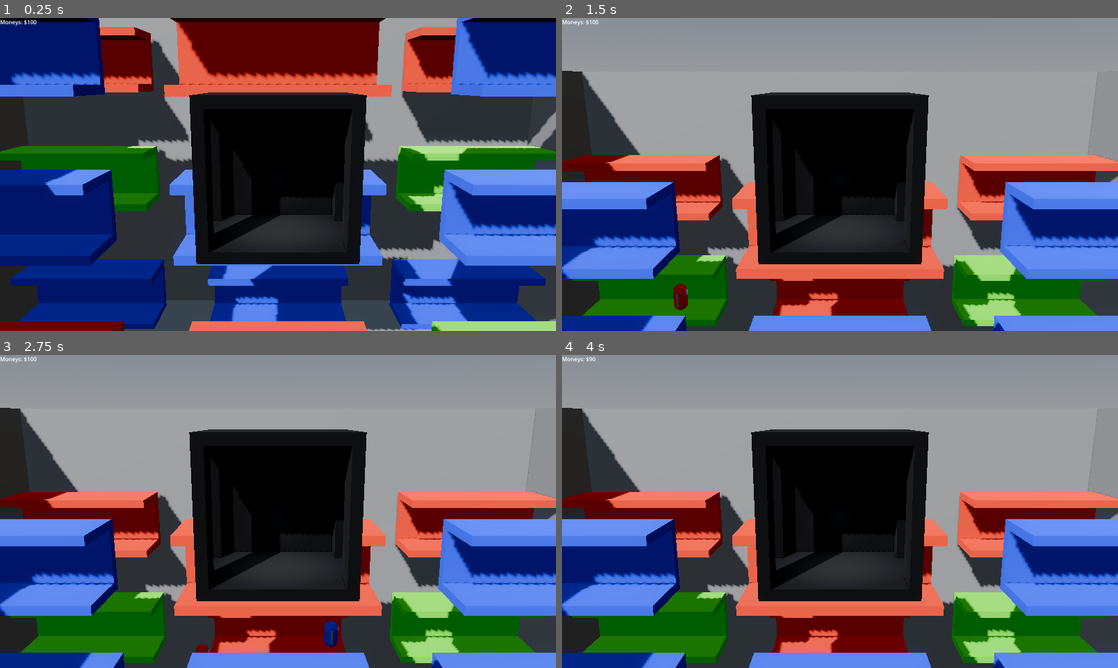
Above: before the commit, frames 1-4 (two rows, left to right).
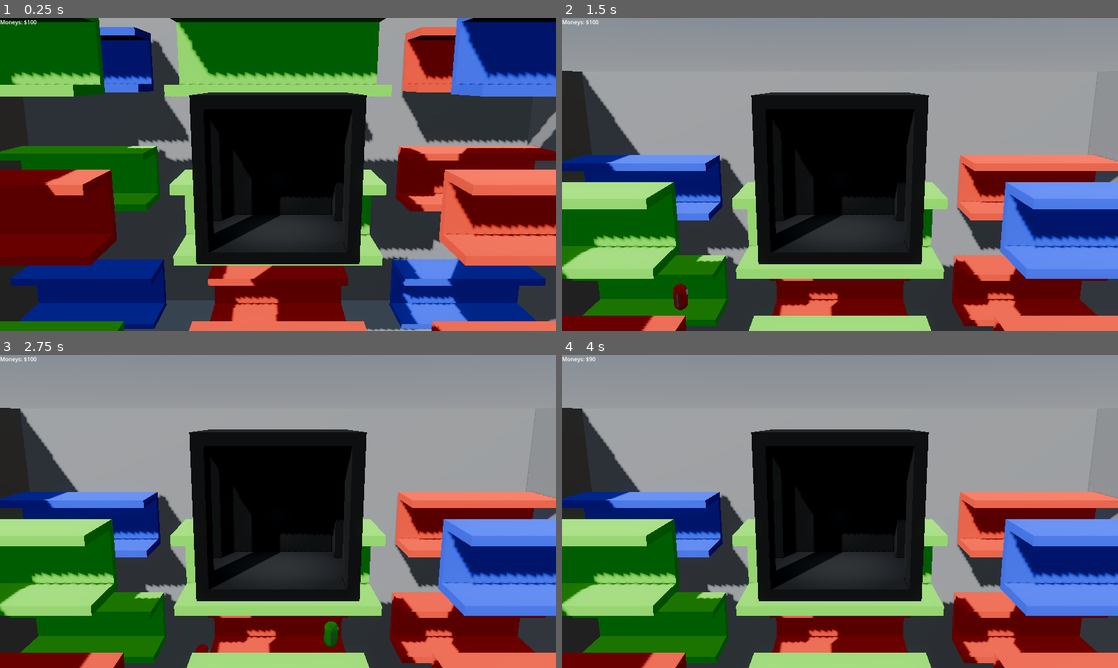
Above: after the commit, the same moments.

Repository: GriffinBaxter/Prof-Oddheart-or-How-I-Learned-to-Stop-Worrying-and-Love-the-Elevator
Game: Godot game, scene res://main.tscn
The game is run twice, just before and just after one commit, with the same random seed, the same clock (stepped at 60 frames per second) and the same inputs. The engine's default icon, where the game draws it, is replaced by a stand-in: a white triangle on a blue panel in a dark square.
Inputs:
- Up to frame 1 (0.25 s): no input
- Up to frame 2 (1.5 s): tap Enter at 0.5 s; hold W (up) from 0.53 s (still down)
- Up to frame 3 (2.75 s): keep holding W (up)
- Up to frame 4 (4 s): keep holding W (up)

The runs differ from the first frame. In frame 1, 38% of the frame differs, in the area x 0-100%, y 0-100%; in frame 2, 20%; in frame 3, 20%; in frame 4, 20%.

Commit message:
Replace randi_range with pick_random

Diff:
--- a/Scenes/Entities/person_base.gd
+++ b/Scenes/Entities/person_base.gd
@@ -17,7 +17,7 @@
 func _ready() -> void:
 	direction = direction.pick_random()
 	var material = StandardMaterial3D.new()
-	material.albedo_color = COLOURS[randi_range(0, 2)]
+	material.albedo_color = COLOURS.pick_random()
 	body.material = material
 
 
--- a/Scenes/corridor.gd
+++ b/Scenes/corridor.gd
@@ -6,7 +6,7 @@
 
 func _ready() -> void:
 	var material = StandardMaterial3D.new()
-	material.albedo_color = COLOURS[randi_range(0, 2)]
+	material.albedo_color = COLOURS.pick_random()
 	for box in corridor_boxes:
 		box.material = material
 
